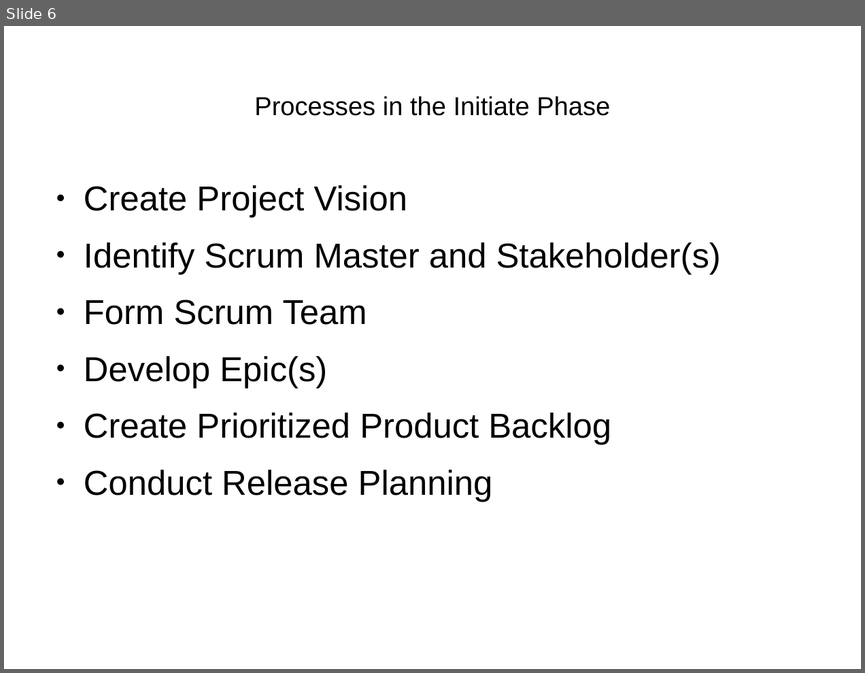
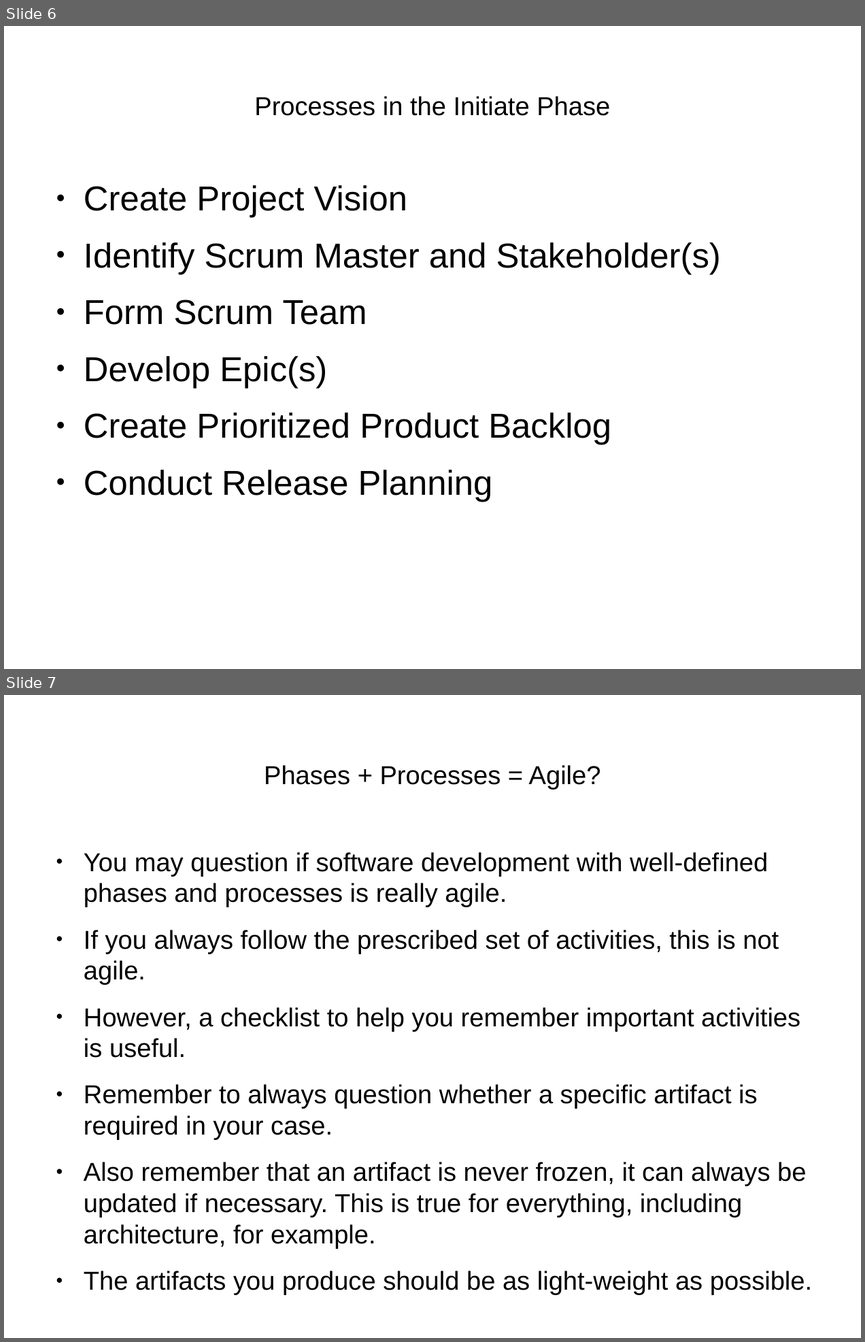
Before and after one commit to henrikarro/uu, a slide deck: 1DL251/project/requirements-presentation.odp. Shown one above the other, each under a label of ours: slide 6 before the commit, slides 6 and 7 after it. The pictures are 865x673 and 865x1342 pixels, drawn with LibreOffice and Linux fonts; fonts in the diff are those of the drawing. Boxes give left, top, right and bottom in pixels: in the first picture for what was removed or moved away, otherwise in the second. Text is boxed around its words. In the diff, an @@ line names an element or a change of style, - is before the commit and + after.

```diff
--- a/1DL251/project/requirements-presentation.odp
+++ b/1DL251/project/requirements-presentation.odp
@@ slide 7 added at <box>4,695,861,1338</box>, background #FFFFFF @@
@@ title added at <box>264,765,601,790</box>, 24 pt, text #000000 @@
+Phases + Processes = Agile?
@@ text added at <box>84,852,812,1295</box>, 24 pt, text #000000 @@
+● You may question if software development with well-defined phases and processes is really agile.
+● If you always follow the prescribed set of activities, this is not agile.
+● However, a checklist to help you remember important activities is useful.
+● Remember to always question whether a specific artifact is required in your case.
+● Also remember that an artifact is never frozen, it can always be updated if necessary. This is true for everything, including architecture, for example.
+● The artifacts you produce should be as light-weight as possible.
```
Also in this commit, not shown: 2 slides changed, 11 other slides added, 1 other file.
